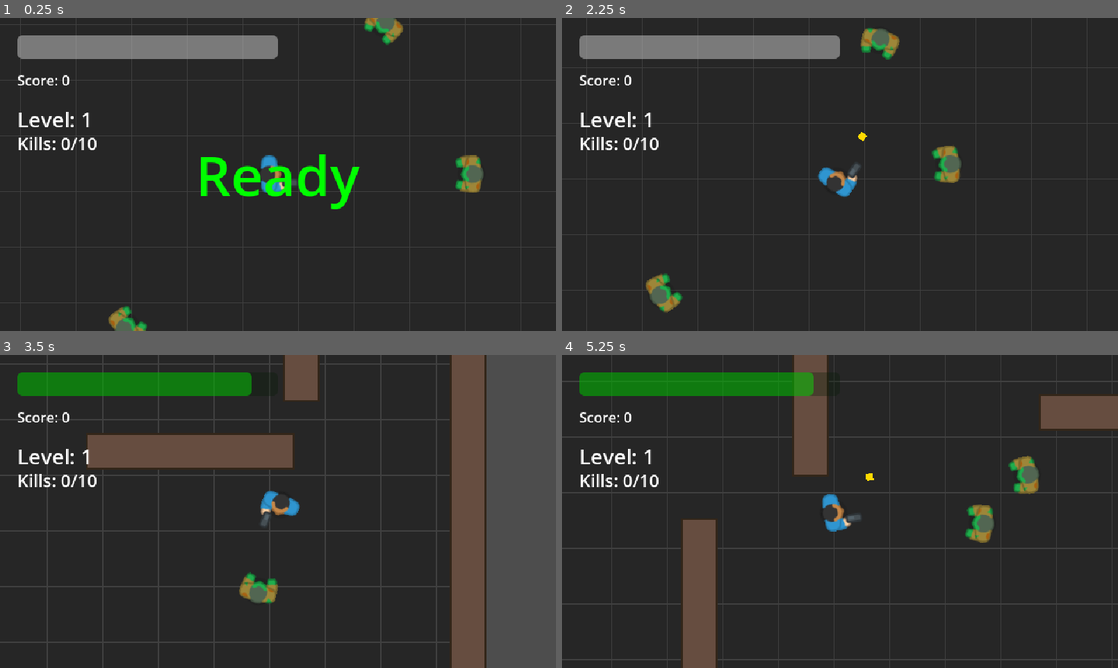
Above: before the commit, frames 1-4 (two rows, left to right).
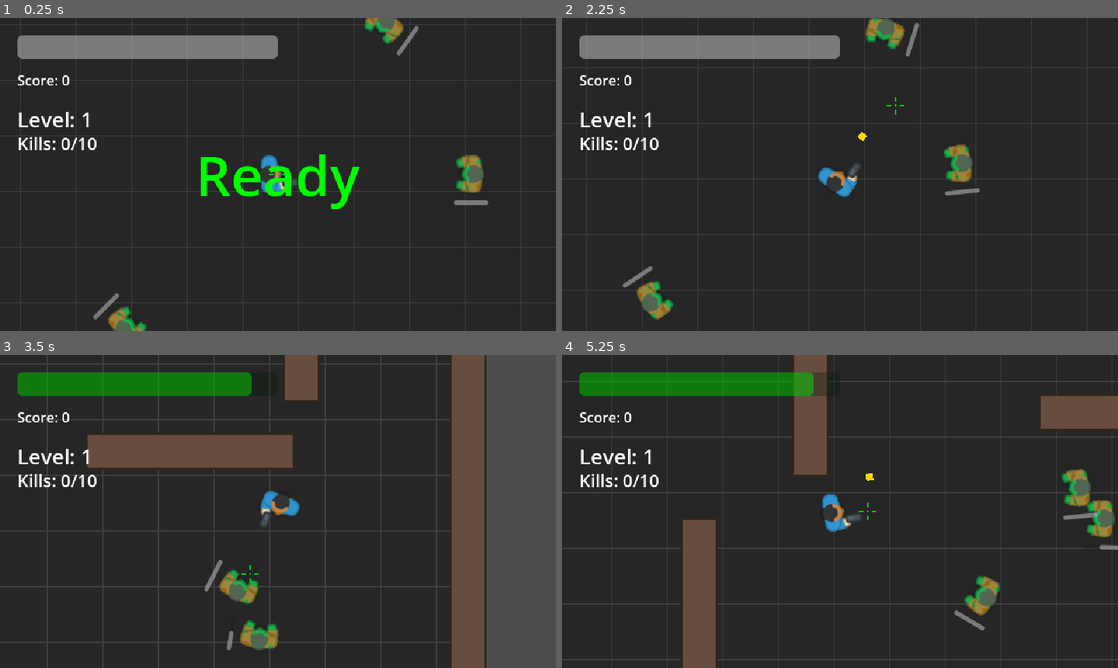
Above: after the commit, the same moments.

Repository: lolieatapple/godot-game
Game: Godot game, scene res://Main.tscn
Two runs of this game, one before a commit and one after it. Both use one fixed random seed, a clock stepped at 60 frames per second and the inputs below.
Inputs (mouse positions are in pixels of both pictures, inside the frame that each line leads up to):
- Up to frame 1 (0.25 s): no input
- Up to frame 2 (2.25 s): tap Enter at 0.5 s; move the mouse to (962, 158) at 0.52 s; hold D (move_right) 0.53-1.28 s; click (962, 158) at 0.67 s; tap Space at 1.25 s; move the mouse to (728, 190) at 1.27 s; hold S (move_down) 1.28-2.03 s; click (728, 190) at 1.42 s; move the mouse to (895, 105) at 2.02 s; hold D (move_right) from 2.03 s (still down); click (895, 105) at 2.17 s
- Up to frame 3 (3.5 s): move the mouse to (250, 574) at 2.77 s; release D (move_right) at 2.78 s; hold W (move_up) from 2.78 s (still down); click (250, 574) at 2.92 s
- Up to frame 4 (5.25 s): move the mouse to (1006, 558) at 3.52 s; release W (move_up) at 3.53 s; hold A (move_left) 3.53-5.03 s; click (1006, 558) at 3.67 s; move the mouse to (673, 464) at 4.27 s; click (673, 464) at 4.42 s; move the mouse to (867, 511) at 5.02 s; hold S (move_down) from 5.03 s (still down); click (867, 511) at 5.17 s

The runs differ from the first frame. In frame 1, 0.5% of the frame differs, in the area x 16-88%, y 0-100%; in frame 2, 2.3%; in frame 3, 1.4%; in frame 4, 2.6%, in the area x 53-100%, y 32-88%.

Commit message:
update levels

Diff:
--- a/Bullet.gd
+++ b/Bullet.gd
@@ -1,6 +1,7 @@
 extends Area2D
 
 @export var speed: float = 600.0
+@export var damage: float = 25.0  # 子弹伤害
 var direction: Vector2 = Vector2.ZERO
 
 func _ready() -> void:
@@ -13,9 +14,11 @@
 func _on_body_entered(body: Node2D) -> void:
 	# Hit something, check what it is
 	if body.is_in_group("Zombie"):
-		# Hit a zombie, kill it
-		if body.has_method("die"):
-			body.die()  # Call zombie's die method to emit signal
+		# Hit a zombie, deal damage
+		if body.has_method("take_damage"):
+			body.take_damage(damage)
+		elif body.has_method("die"):
+			body.die()  # Fallback for old version
 		else:
 			body.queue_free()  # Fallback
 	# Remove the bullet regardless of what it hit (zombie or wall)
--- /dev/null
+++ b/Crosshair.gd
@@ -0,0 +1,66 @@
+extends Node2D
+
+# 准星配置
+@export var crosshair_size: float = 20.0
+@export var crosshair_thickness: float = 2.0
+@export var crosshair_gap: float = 5.0
+@export var crosshair_color: Color = Color(0, 1, 0, 0.8)  # 绿色半透明
+
+func _ready():
+	# 设置为始终处理模式，确保暂停时也能移动
+	process_mode = Node.PROCESS_MODE_ALWAYS
+
+	# 隐藏系统鼠标
+	Input.set_mouse_mode(Input.MOUSE_MODE_HIDDEN)
+
+	# 设置为最高渲染层级
+	z_index = 100
+
+func _process(_delta):
+	# 准星跟随鼠标位置
+	global_position = get_global_mouse_position()
+	queue_redraw()
+
+func _draw():
+	# 绘制准星（十字形）
+	var half_size = crosshair_size / 2
+	var gap = crosshair_gap
+
+	# 上线
+	draw_line(
+		Vector2(0, -half_size),
+		Vector2(0, -gap),
+		crosshair_color,
+		crosshair_thickness
+	)
+
+	# 下线
+	draw_line(
+		Vector2(0, gap),
+		Vector2(0, half_size),
+		crosshair_color,
+		crosshair_thickness
+	)
+
+	# 左线
+	draw_line(
+		Vector2(-half_size, 0),
+		Vector2(-gap, 0),
+		crosshair_color,
+		crosshair_thickness
+	)
+
+	# 右线
+	draw_line(
+		Vector2(gap, 0),
+		Vector2(half_size, 0),
+		crosshair_color,
+		crosshair_thickness
+	)
+
+	# 中心点
+	draw_circle(Vector2.ZERO, 1.5, crosshair_color)
+
+func _exit_tree():
+	# 恢复系统鼠标
+	Input.set_mouse_mode(Input.MOUSE_MODE_VISIBLE)
--- a/LevelManager.gd
+++ b/LevelManager.gd
@@ -18,61 +18,71 @@
 		"floor": Color(0.15, 0.15, 0.15),       # 深灰色
 		"grid": Color(0.25, 0.25, 0.25),        # 浅灰网格
 		"wall": Color(0.4, 0.3, 0.25),          # 棕灰色
-		"wall_border": Color(0.2, 0.15, 0.1)    # 深棕色边框
+		"wall_border": Color(0.2, 0.15, 0.1),   # 深棕色边框
+		"zombie": Color(0.8, 1.0, 0.8)          # 浅绿色僵尸
 	},
 	2: {
 		"floor": Color(0.1, 0.15, 0.2),         # 深蓝灰色
 		"grid": Color(0.2, 0.25, 0.3),          # 蓝灰网格
 		"wall": Color(0.25, 0.35, 0.45),        # 蓝色墙
-		"wall_border": Color(0.1, 0.2, 0.3)     # 深蓝边框
+		"wall_border": Color(0.1, 0.2, 0.3),    # 深蓝边框
+		"zombie": Color(0.7, 0.8, 1.0)          # 淡蓝色僵尸
 	},
 	3: {
 		"floor": Color(0.15, 0.1, 0.15),        # 深紫灰色
 		"grid": Color(0.25, 0.2, 0.25),         # 紫灰网格
 		"wall": Color(0.4, 0.25, 0.35),         # 紫色墙
-		"wall_border": Color(0.2, 0.1, 0.2)     # 深紫边框
+		"wall_border": Color(0.2, 0.1, 0.2),    # 深紫边框
+		"zombie": Color(1.0, 0.7, 1.0)          # 粉紫色僵尸
 	},
 	4: {
 		"floor": Color(0.15, 0.12, 0.08),       # 深棕色
 		"grid": Color(0.25, 0.2, 0.15),         # 棕色网格
 		"wall": Color(0.45, 0.35, 0.2),         # 土黄色墙
-		"wall_border": Color(0.25, 0.18, 0.1)   # 深土黄边框
+		"wall_border": Color(0.25, 0.18, 0.1),  # 深土黄边框
+		"zombie": Color(1.0, 0.9, 0.6)          # 土黄色僵尸
 	},
 	5: {
 		"floor": Color(0.08, 0.15, 0.1),        # 深绿灰色
 		"grid": Color(0.15, 0.25, 0.18),        # 绿灰网格
 		"wall": Color(0.2, 0.4, 0.25),          # 绿色墙
-		"wall_border": Color(0.1, 0.2, 0.12)    # 深绿边框
+		"wall_border": Color(0.1, 0.2, 0.12),   # 深绿边框
+		"zombie": Color(0.6, 1.0, 0.7)          # 明绿色僵尸
 	},
 	6: {
 		"floor": Color(0.18, 0.08, 0.08),       # 深红灰色
 		"grid": Color(0.28, 0.15, 0.15),        # 红灰网格
 		"wall": Color(0.45, 0.2, 0.2),          # 红色墙
-		"wall_border": Color(0.25, 0.1, 0.1)    # 深红边框
+		"wall_border": Color(0.25, 0.1, 0.1),   # 深红边框
+		"zombie": Color(1.0, 0.6, 0.6)          # 淡红色僵尸
 	},
 	7: {
 		"floor": Color(0.12, 0.12, 0.18),       # 深靛蓝色
 		"grid": Color(0.22, 0.22, 0.3),         # 靛蓝网格
 		"wall": Color(0.3, 0.3, 0.5),           # 靛蓝墙
-		"wall_border": Color(0.15, 0.15, 0.3)   # 深靛蓝边框
+		"wall_border": Color(0.15, 0.15, 0.3),  # 深靛蓝边框
+		"zombie": Color(0.8, 0.8, 1.0)          # 靛蓝色僵尸
 	},
 	8: {
 		"floor": Color(0.18, 0.15, 0.08),       # 深橙棕色
 		"grid": Color(0.28, 0.24, 0.15),        # 橙棕网格
 		"wall": Color(0.5, 0.4, 0.2),           # 橙色墙
-		"wall_border": Color(0.3, 0.22, 0.1)    # 深橙边框
+		"wall_border": Color(0.3, 0.22, 0.1),   # 深橙边框
+		"zombie": Color(1.0, 0.8, 0.5)          # 橙色僵尸
 	},
 	9: {
 		"floor": Color(0.08, 0.12, 0.15),       # 深青灰色
 		"grid": Color(0.15, 0.22, 0.25),        # 青灰网格
 		"wall": Color(0.2, 0.35, 0.4),          # 青色墙
-		"wall_border": Color(0.1, 0.2, 0.25)    # 深青边框
+		"wall_border": Color(0.1, 0.2, 0.25),   # 深青边框
+		"zombie": Color(0.6, 0.9, 1.0)          # 青色僵尸
 	},
 	10: {
 		"floor": Color(0.05, 0.05, 0.05),       # 极深灰（最终关）
 		"grid": Color(0.15, 0.15, 0.15),        # 暗灰网格
 		"wall": Color(0.5, 0.5, 0.5),           # 银色墙
-		"wall_border": Color(0.2, 0.2, 0.2)     # 深灰边框
+		"wall_border": Color(0.2, 0.2, 0.2),    # 深灰边框
+		"zombie": Color(1.0, 1.0, 1.0)          # 白色僵尸（最终关）
 	}
 }
 
@@ -196,3 +206,29 @@
 
 func get_kills_required() -> int:
 	return kills_per_level
+
+func get_zombie_color() -> Color:
+	"""获取当前关卡的僵尸颜色"""
+	var level_key = ((current_level - 1) % level_colors.size()) + 1
+	var colors = level_colors[level_key]
+	return colors["zombie"]
+
+func get_zombie_stats() -> Dictionary:
+	"""获取当前关卡的僵尸属性（血量和速度）"""
+	# 基础属性
+	var base_health = 50.0
+	var base_speed = 100.0
+
+	# 每关增加的属性
+	var health_per_level = 20.0  # 每关增加20血量
+	var speed_per_level = 15.0   # 每关增加15速度
+
+	# 计算当前关卡的属性
+	var level_multiplier = current_level - 1
+	var current_health = base_health + (health_per_level * level_multiplier)
+	var current_speed = base_speed + (speed_per_level * level_multiplier)
+
+	return {
+		"health": current_health,
+		"speed": current_speed
+	}
--- a/Main.tscn
+++ b/Main.tscn
@@ -8,6 +8,7 @@
 [ext_resource type="Script" path="res://Wall.gd" id="wall_script"]
 [ext_resource type="Script" path="res://LevelManager.gd" id="level_manager_script"]
 [ext_resource type="Script" path="res://MazeGenerator.gd" id="maze_generator_script"]
+[ext_resource type="Script" path="res://Crosshair.gd" id="crosshair_script"]
 [ext_resource type="PackedScene" uid="uid://bx8y5kqm3pn0r" path="res://PauseMenu.tscn" id="7_pause"]
 [ext_resource type="Texture2D" uid="uid://dqgrol3r1ej2k" path="res://assets/Tilesheet/tilesheet_complete.png" id="5_fos0i"]
 [ext_resource type="PackedScene" path="res://GameUI.tscn" id="6_gameui"]
@@ -83,4 +84,7 @@
 
 [node name="GameUI" parent="." instance=ExtResource("6_gameui")]
 
+[node name="Crosshair" type="Node2D" parent="."]
+script = ExtResource("crosshair_script")
+
 [node name="PauseMenu" parent="." instance=ExtResource("7_pause")]
--- a/Zombie.gd
+++ b/Zombie.gd
@@ -2,15 +2,20 @@
 
 signal zombie_killed(points: int)
 
-@export var speed: float = 150.0
+@export var speed: float = 100.0  # 降低初始速度
 @export var attack_range: float = 20.0
 @export var damage: float = 10.0
 @export var attack_cooldown: float = 1.0
 @export var score_value: int = 10
+@export var max_health: float = 50.0  # 初始血量
 
 var player: CharacterBody2D = null
 var can_attack: bool = true
 var attack_timer: float = 0.0
+var health: float = 50.0
+
+@onready var sprite: Sprite2D = $Sprite2D
+@onready var health_bar: ProgressBar = $HealthBar
 
 func _ready() -> void:
 	# Find the player
@@ -25,6 +30,18 @@
 		if player_node.has_node("DamageArea"):
 			var damage_area = player_node.get_node("DamageArea")
 			damage_area.body_entered.connect(_on_player_damage_area_entered)
+
+	# 应用当前关卡的僵尸颜色
+	apply_level_color()
+
+	# 从 LevelManager 获取当前关卡的僵尸属性
+	apply_level_stats()
+
+	# 初始化血条
+	health = max_health
+	if health_bar:
+		health_bar.max_value = max_health
+		health_bar.value = health
 
 func _physics_process(delta: float) -> void:
 	if player == null:
@@ -73,7 +90,39 @@
 	if player.has_method("take_damage"):
 		player.take_damage(damage)
 
+func take_damage(amount: float) -> void:
+	"""僵尸受到伤害"""
+	health -= amount
+
+	# 更新血条
+	if health_bar:
+		health_bar.value = health
+
+	# 检查是否死亡
+	if health <= 0:
+		die()
+
 func die() -> void:
 	# Emit signal before dying
 	zombie_killed.emit(score_value)
 	queue_free()
+
+func apply_level_color() -> void:
+	"""从 LevelManager 获取并应用当前关卡的僵尸颜色"""
+	var level_manager = get_tree().get_first_node_in_group("LevelManager")
+	if level_manager and sprite:
+		var zombie_color = level_manager.get_zombie_color()
+		sprite.modulate = zombie_color
+
+func apply_level_stats() -> void:
+	"""从 LevelManager 获取并应用当前关卡的僵尸属性"""
+	var level_manager = get_tree().get_first_node_in_group("LevelManager")
+	if level_manager:
+		var stats = level_manager.get_zombie_stats()
+		max_health = stats["health"]
+		speed = stats["speed"]
+
+func set_zombie_color(color: Color) -> void:
+	"""直接设置僵尸颜色"""
+	if sprite:
+		sprite.modulate = color
--- a/Zombie.tscn
+++ b/Zombie.tscn
@@ -18,3 +18,12 @@
 
 [node name="CollisionShape2D" type="CollisionShape2D" parent="."]
 shape = SubResource("CapsuleShape2D_zombie")
+
+[node name="HealthBar" type="ProgressBar" parent="."]
+offset_left = -20.0
+offset_top = -35.0
+offset_right = 20.0
+offset_bottom = -30.0
+max_value = 50.0
+value = 50.0
+show_percentage = false
